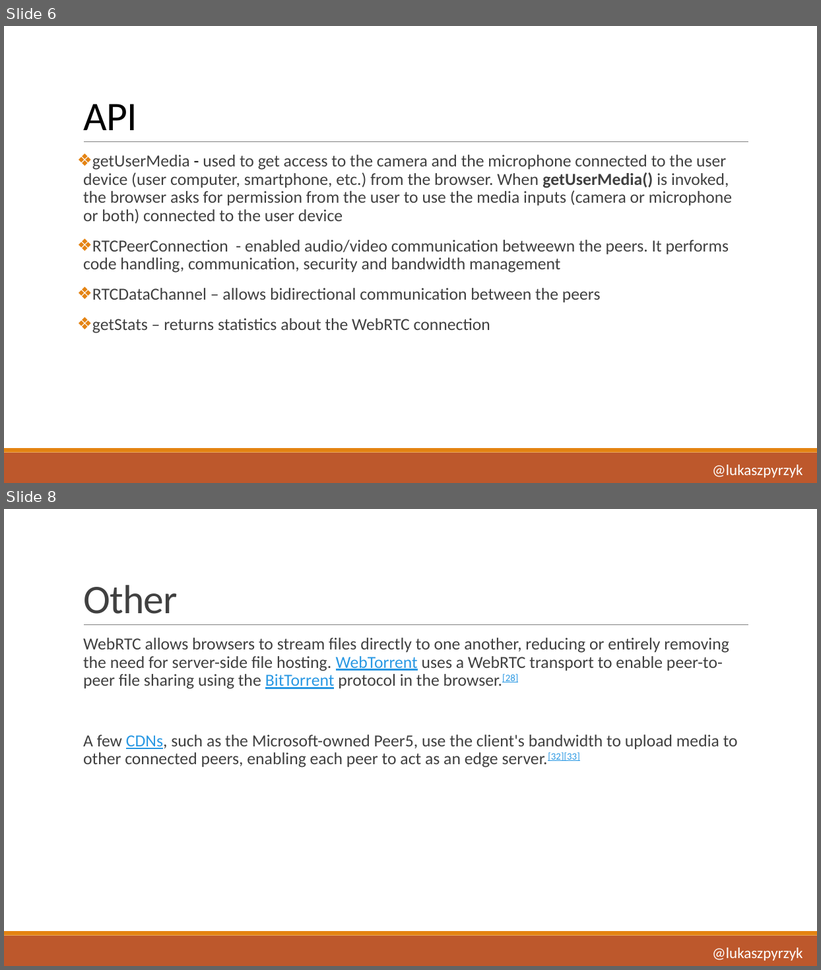
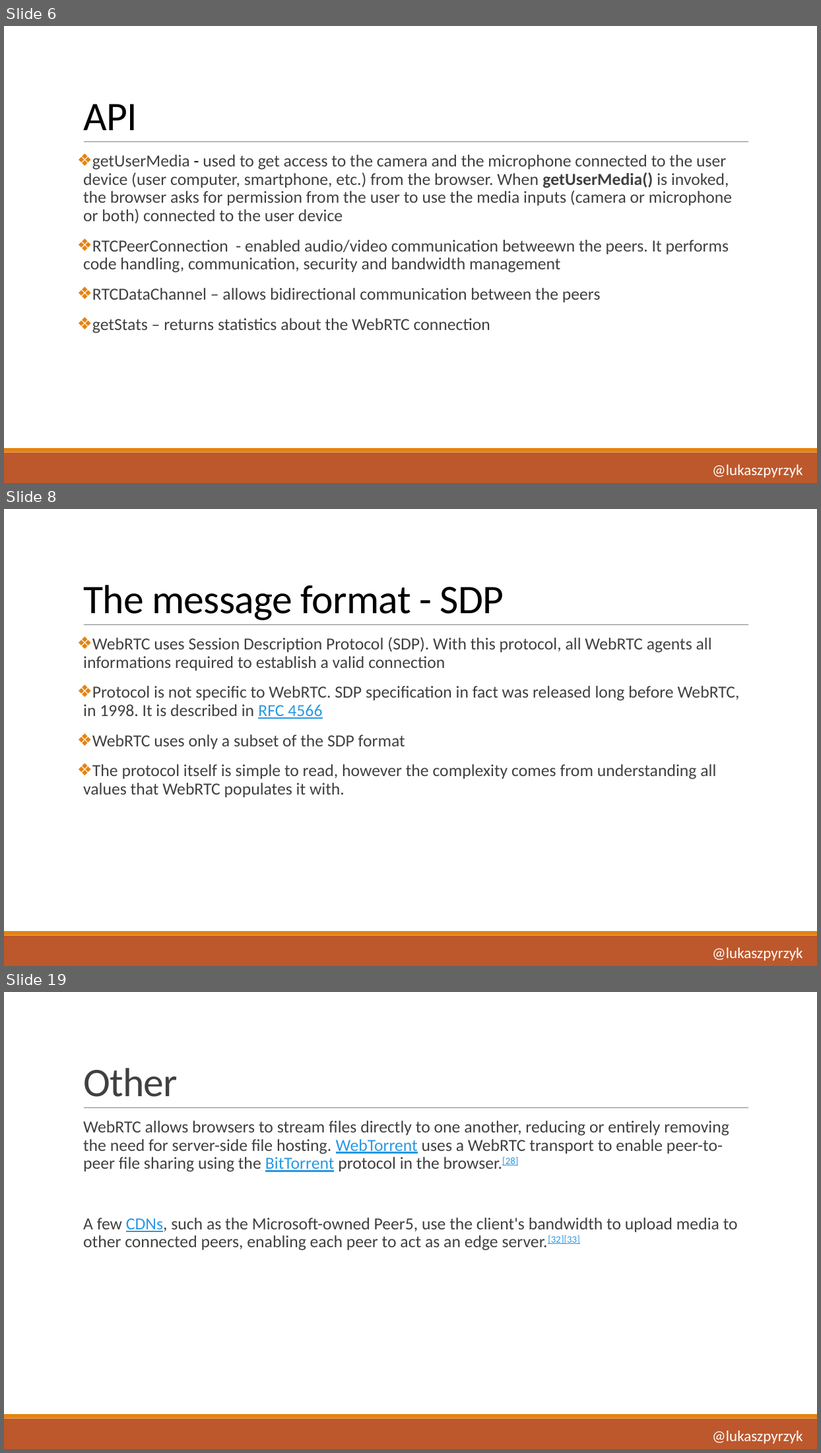
Before and after one commit to lukasz-pyrzyk/webrtc-dotnet, a slide deck: WebRTC with.pptx. Shown one above the other, each under a label of ours: slides 6 and 8 before the commit, slides 6, 8 and 19 after it; the slides between them are not shown. The pictures are 821x970 and 821x1453 pixels, drawn with LibreOffice and Linux fonts; fonts in the diff are those of the drawing. Boxes give left, top, right and bottom in pixels: in the first picture for what was removed or moved away, otherwise in the second. Text is boxed around its words. In the diff, an @@ line names an element or a change of style, - is before the commit and + after.

```diff
--- a/WebRTC with.pptx
+++ b/WebRTC with.pptx
@@ slide 8 added at [4,509,817,966], background #FFFFFF; not listed: 3 template elements that a slide beside it also shows @@
@@ title added at [83,585,504,621], 48 pt, text #000000 @@
+The message format - SDP
@@ text added at [83,637,740,797], 20 pt, text #404040 @@
+❖ WebRTC uses Session Description Protocol (SDP). With this protocol, all WebRTC agents all informations required to establish a valid connection
+❖ Protocol is not specific to WebRTC. SDP specification in fact was released long before WebRTC, in 1998. It is described in RFC 4566
+❖ WebRTC uses only a subset of the SDP format
+❖ The protocol itself is simple to read, however the complexity comes from understanding all values that WebRTC populates it with.
@@ text added at [712,948,803,961], 18 pt, text #FFFFFF @@
+@lukaszpyrzyk
@@ what was slide 8 is now slide 19 @@
```
Also in this commit, not shown: 1 slide changed, 11 other slides added.
